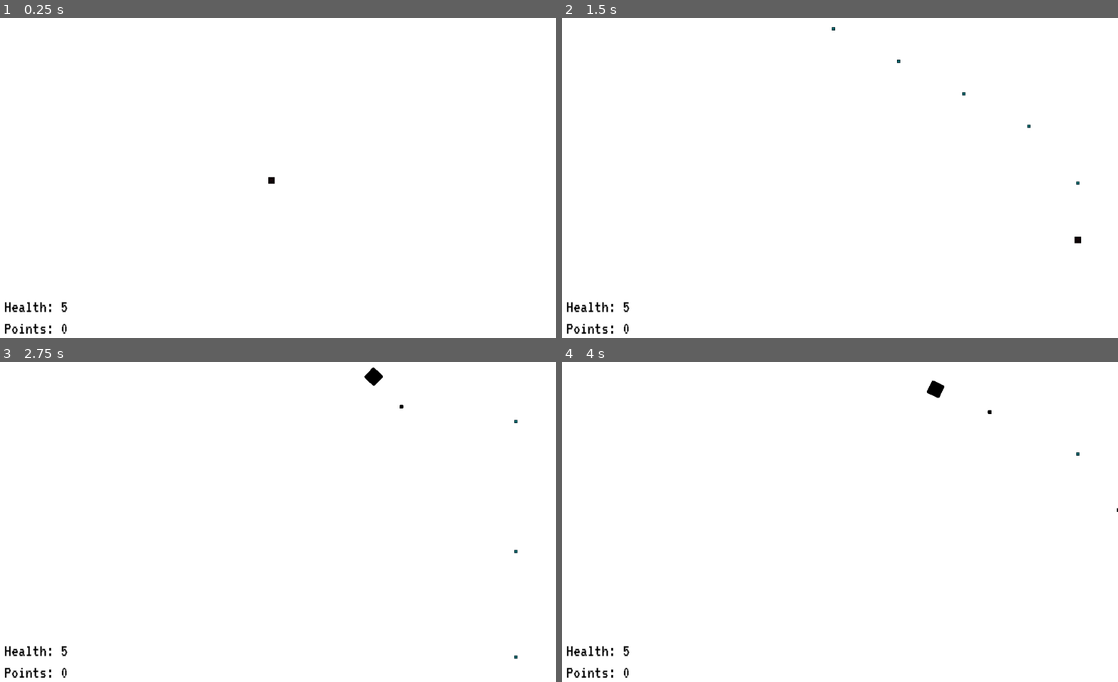
Above: before the commit, frames 1-4 (two rows, left to right).
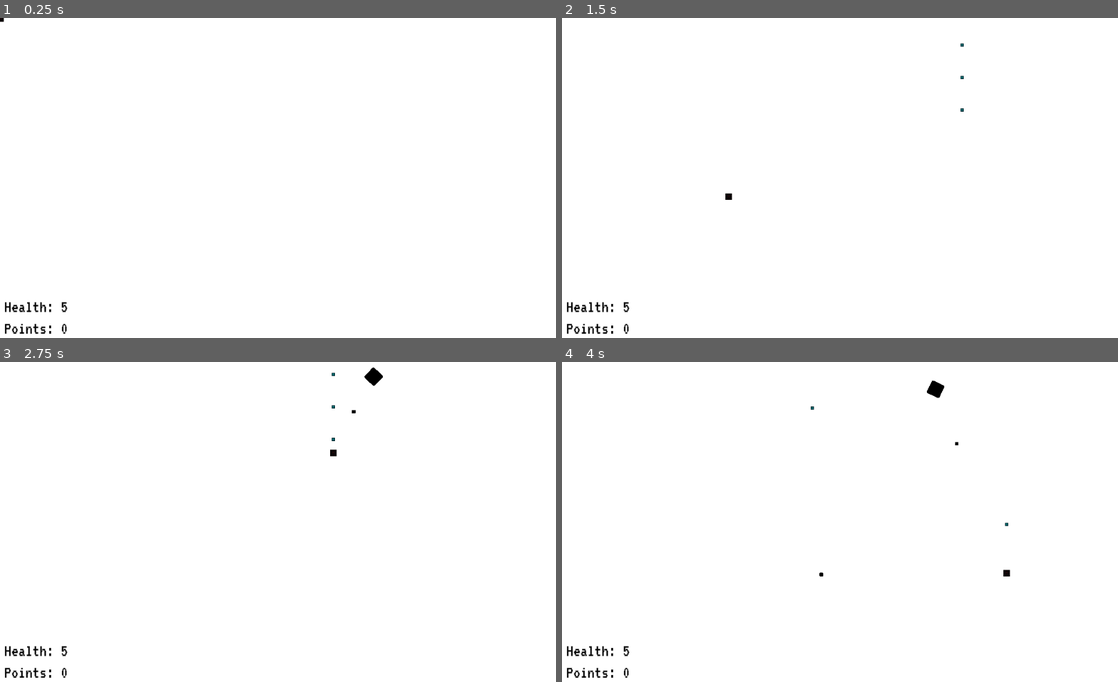
Above: after the commit, the same moments.

Repository: BrunoDG/Shmup_new
Game: Godot game, scene res://scenes/Game.tscn
Same seed, same stepped clock (60 frames per second), same inputs: the game is played once before the commit and once after it. The engine's default icon, where the game draws it, is replaced by a stand-in: a white triangle on a blue panel in a dark square.
Inputs (mouse positions are in pixels of both pictures, inside the frame that each line leads up to):
- Up to frame 1 (0.25 s): no input
- Up to frame 2 (1.5 s): tap Enter at 0.5 s; move the mouse to (962, 165) at 0.52 s; press the mouse at (962, 165) at 0.53 s; hold Right (ui_right) 0.53-1.28 s; tap Space at 0.77, 0.8, 1.07, 1.35 s; move the mouse to (728, 197) at 1.27 s; release the mouse at (728, 197) at 1.28 s; hold Down (ui_down) from 1.28 s (still down)
- Up to frame 3 (2.75 s): tap Space at 1.52, 1.82, 2.3 s; click (166, 541) at 1.55 s; move the mouse to (333, 451) at 2.02 s; release Down (ui_down) at 2.03 s; press the mouse at (333, 451) at 2.03 s; hold Right (ui_right) from 2.03 s (still down)
- Up to frame 4 (4 s): move the mouse to (812, 589) at 2.77 s; release Right (ui_right) at 2.78 s; release the mouse at (812, 589) at 2.78 s; hold Up (ui_up) 2.78-3.53 s; click (812, 589) at 2.85 s; tap Space at 3.02, 3.32 s; move the mouse to (1006, 573) at 3.52 s; hold Left (ui_left) from 3.53 s (still down); hold Space from 3.53 s (still down); click (1006, 573) at 3.67 s

The runs differ from the first frame. In frame 1, less than 0.1% of the frame differs, in the area x 0-50%, y 0-52%; in frame 2, 0.1%, in the area x 29-94%, y 2-71%; in frame 3, less than 0.1%; in frame 4, less than 0.1%.

Commit message:
feat: not inserting sprites, enemies spawn faster at each killing. will use this as a base for other projects to improve later.

Diff:
--- a/scripts/Enemy.gd
+++ b/scripts/Enemy.gd
@@ -1,5 +1,4 @@
 extends Node2D
-
 
 # Declare member variables here. Examples:
 # var a = 2
@@ -7,6 +6,7 @@
 onready var bullet_node = load("res://scenes/Bullet.tscn")
 
 onready var player = get_parent().get_parent().get_node("Player")
+onready var spawn = get_parent().get_parent().get_node("EnemySpawn")
 
 var type = "ENEMY"
 var is_alive = true
@@ -36,6 +36,9 @@
 	is_alive = false
 	if(is_instance_valid(player)):
 		player.score()
+	spawn.count += 1
+	if (spawn.count % 5 == 0 and spawn.count > 0):
+		spawn.rush = true
 	self.queue_free()
 
 func timeout():
--- a/scripts/EnemySpawn.gd
+++ b/scripts/EnemySpawn.gd
@@ -1,11 +1,25 @@
 extends Node2D
 
-var enemy_node = load("res://scenes/ENemy.tscn")
+var enemy_node = load("res://scenes/Enemy.tscn")
+var count = 0
+var rush = false
+onready var spawn_time: float = 2.0
+
 # Called when the node enters the scene tree for the first time.
 func _ready():
-	$Timer.set_wait_time(2)
+	$Timer.set_wait_time(spawn_time)
 	$Timer.start()
 
+func _process(_delta):
+	if (count == 5 and rush == true and spawn_time > 0.5):
+		rush()
+
+func rush():
+	spawn_time -= 0.1
+	$Timer.set_wait_time(spawn_time)
+	print("Enemies will appear at every " + str(spawn_time) + " seconds now!")
+	count = 0
+	rush = false
 
 func timeout():
 	var enemy = enemy_node.instance()
--- a/scripts/Game.gd
+++ b/scripts/Game.gd
@@ -8,21 +8,31 @@
 #	"YOUR SHIP IS LIGHTLY DAMAGED",
 #	"YOUR SHIP IS AT FULL HEALTH"
 #]
+var control = [
+	"KEYBOARD",
+	"MOUSE"
+]
 
-onready var player = load("res://scenes/Player.tscn")
+var player = load("res://scenes/Player.tscn")
 
 # Called when the node enters the scene tree for the first time.
 func _ready():
+	_start_menu()
+
+func _process(delta):
+	if (get_node_or_null("Player") == null):
+		_restart_game()
+	if (Input.is_key_pressed(KEY_ESCAPE)):
+		get_tree().quit()
+
+func _start_menu():
 	Input.set_mouse_mode(Input.MOUSE_MODE_HIDDEN)
 	get_node("health_label").text = "Health: 5"
 	get_node("points_label").text = "Points: 0"
 
-func _process(delta):
-	if (get_node_or_null("Player") == null):
-		_restart_game()
 
 func _restart_game():
-	if(Input.is_mouse_button_pressed(BUTTON_LEFT) or Input.is_key_pressed(KEY_SPACE)):
+	if(Input.is_mouse_button_pressed(BUTTON_LEFT)): #or Input.is_key_pressed(KEY_SPACE)):
 		print("Restarting the game...")
 		get_tree().reload_current_scene()
 		queue_free()
--- a/scripts/Player.gd
+++ b/scripts/Player.gd
@@ -8,6 +8,8 @@
 var is_alive = true
 var type = "PLAYER"
 var velocity = Vector2(0,0)
+var currentControl = "MOUSE"
+var rush_enemies = true
 
 export (int) var speed = 10
 export var fireDelay: float = 0.2
@@ -18,11 +20,15 @@
 
 # Called every frame. 'delta' is the elapsed time since the previous frame.
 func _process(_delta):
-	#self.position = get_global_mouse_position()
-	self.position += velocity
-	keyboard_movement()
-	if (Input.is_action_pressed("mouse_shoot") or Input.is_key_pressed(KEY_SPACE)) and fireDelayTimer.is_stopped():
-		shoot_bullets()
+	if currentControl == "KEYBOARD":
+		self.position += velocity
+		keyboard_movement()
+		if (Input.is_key_pressed(KEY_SPACE) and fireDelayTimer.is_stopped()):
+			shoot_bullets()
+	if currentControl == "MOUSE":
+		self.position = get_global_mouse_position()
+		if (Input.is_action_pressed("mouse_shoot")and fireDelayTimer.is_stopped()):
+			shoot_bullets()
 
 func shoot_bullets():
 	fireDelayTimer.start(fireDelay)
